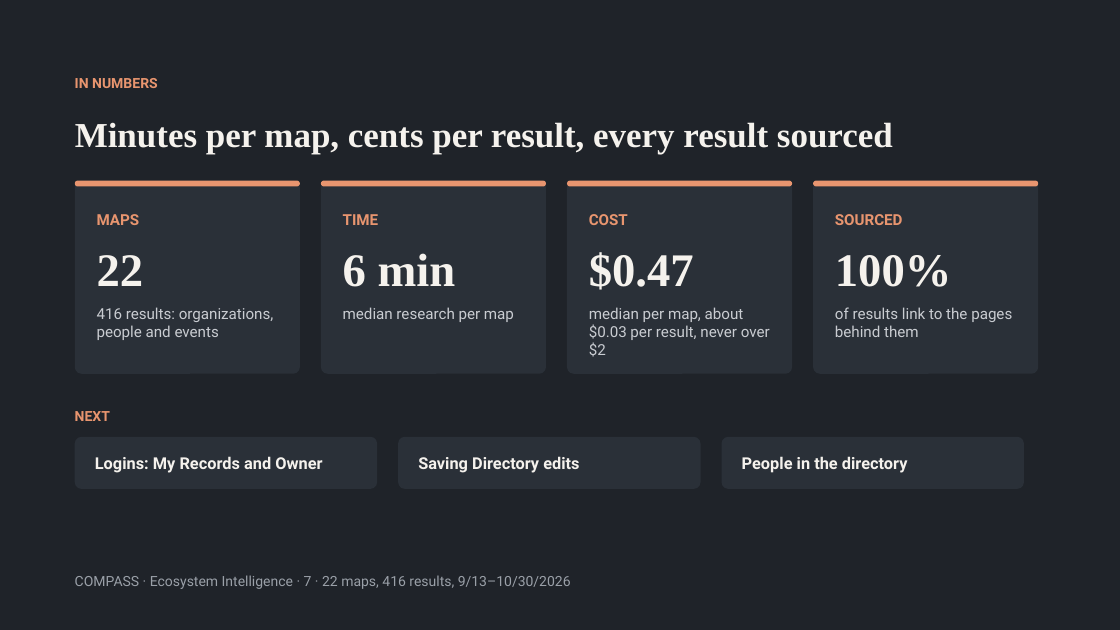
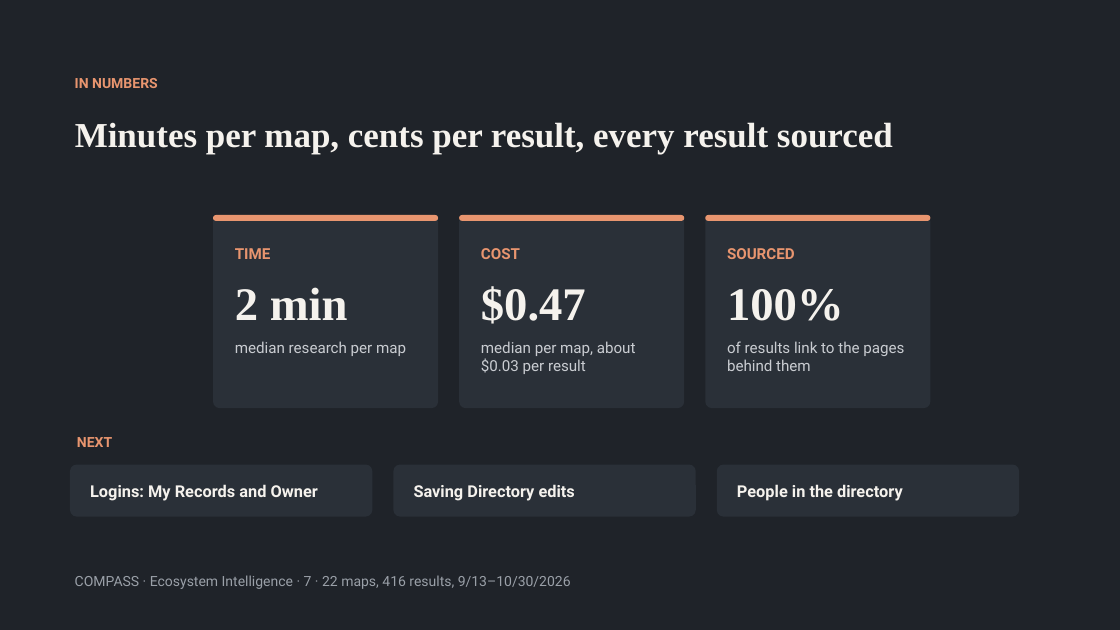
Before and after one commit to nouhailael-dot/Institutional-knowledge-Platform-with-AI-agents, a slide deck: slide 7 of docs/COMPASS - Ask, Explore and Map, Directory.pptx. Drawn at 1120x630 pixels with LibreOffice and Linux fonts; fonts in the diff are those of the drawing. Boxes give left, top, right and bottom in pixels: in the first picture for what was removed or moved away, otherwise in the second. Text is boxed around its words. In the diff, an @@ line names an element or a change of style, - is before the commit and + after.

Commit message:
docs: COMPASS deck, Ask / Explore and Map / Directory slides (3-4 Nov edits)

```diff
--- a/docs/COMPASS - Ask, Explore and Map, Directory.pptx
+++ b/docs/COMPASS - Ask, Explore and Map, Directory.pptx
@@ rounded rectangle removed at [75,181,300,374] @@
@@ rounded rectangle removed at [75,181,300,187] @@
@@ text removed at [97,214,140,225] @@
-MAPS
@@ 4 texts, 2 rounded rectangles: place and size @@
-4 texts, 2 rounded rectangles at [321,181,694,374]
+4 texts, 2 rounded rectangles at [213,215,586,408]
@@ 4 rounded rectangles, 3 texts: place and size @@
-4 rounded rectangles, 3 texts at [567,181,1038,374]
+4 rounded rectangles, 3 texts at [460,215,931,408]
@@ text removed at [97,255,144,286] @@
-22
@@ text at [235,287,348,320]: text changed @@
-6 min
+2 min
@@ text removed at [97,307,274,340] @@
-416 results: organizations, people and events
@@ text at [481,341,636,374]: text changed @@
-median per map, about $0.03 per result, never over $2
+median per map, about $0.03 per result
@@ text "NEXT": place and size @@
-text "NEXT" at [75,411,110,421]
+text "NEXT" at [77,437,112,447]
@@ 3 texts, 3 rounded rectangles: place and size @@
-3 texts, 3 rounded rectangles at [75,437,1024,489]
+3 texts, 3 rounded rectangles at [70,465,1019,517]
```
Also in this commit, not shown: 6 other slides changed.
